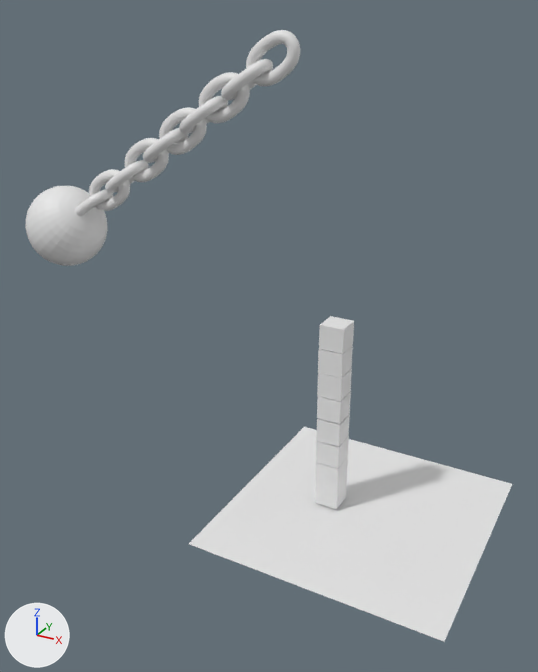
An edit to the glTF model models/chain.glb, drawn before and after from the same camera.
Rendered twice from a camera (50 mm lens) standing at (18.0, -48.6, 38.5) and looking at (-8.4, -0.5, 14.5). Every picture has the same lights, and +X, +Y and +Z are marked at lower left. Where no turn or scale is listed for an object, it has been applied to the vertices.

In view in the first picture: 'BezierCircle', 'BezierCircle.001', 'BezierCircle.002', 'BezierCircle.003', 'BezierCircle.004', 'BezierCircle.007', 'BezierCircle.008', 'BezierCircle.009', 'BezierCircle.010', 'BezierCircle.011', 'Cube.001', 'Cube.002', 'Cube.004', 'Cube.006', 'Cube.007', 'Cube.008', 'Cube.009', 'Cube.010', 'Plane'.
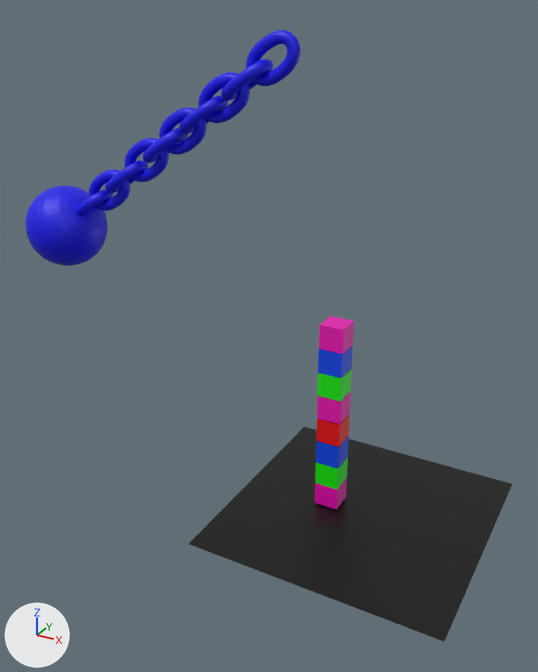
Commit message: colors for chain model

Changed parts and their boxes [x1, y1, x2, y2] in the pictures (538 x 672 px):
```json
{"object": "Plane", "change": "recoloured", "before": [189, 427, 512, 642], "after": [189, 427, 512, 642], "on screen": "white to black"}
{"object": "BezierCircle.011", "change": "recoloured", "before": [25, 186, 113, 266], "after": [25, 186, 113, 266], "on screen": "white to blue"}
{"object": "BezierCircle", "change": "recoloured", "before": [246, 30, 300, 86], "after": [246, 30, 300, 86], "on screen": "white to blue"}
{"object": "BezierCircle.002", "change": "recoloured", "before": [199, 72, 250, 123], "after": [199, 72, 250, 123], "on screen": "white to blue"}
{"object": "Cube.006", "change": "recoloured", "before": [319, 316, 354, 354], "after": [319, 316, 354, 354], "on screen": "white to pink"}
{"object": "BezierCircle.004", "change": "recoloured", "before": [159, 107, 207, 155], "after": [159, 107, 207, 155], "on screen": "white to blue"}
{"object": "BezierCircle.008", "change": "recoloured", "before": [125, 138, 169, 182], "after": [125, 138, 169, 182], "on screen": "white to blue"}
{"object": "BezierCircle.001", "change": "recoloured", "before": [221, 59, 273, 101], "after": [221, 59, 273, 101], "on screen": "white to blue"}
{"object": "Cube.002", "change": "recoloured", "before": [318, 345, 353, 378], "after": [318, 345, 353, 378], "on screen": "white to blue"}
{"object": "Cube.010", "change": "recoloured", "before": [317, 369, 352, 402], "after": [317, 369, 352, 402], "on screen": "white to green"}
{"object": "BezierCircle.010", "change": "recoloured", "before": [89, 169, 130, 211], "after": [89, 169, 130, 211], "on screen": "white to blue"}
{"object": "Cube.001", "change": "recoloured", "before": [317, 391, 351, 424], "after": [317, 391, 351, 424], "on screen": "white to pink"}
{"object": "Cube.007", "change": "recoloured", "before": [316, 414, 350, 447], "after": [316, 414, 350, 447], "on screen": "white to red"}
{"object": "BezierCircle.003", "change": "recoloured", "before": [179, 96, 228, 134], "after": [179, 96, 228, 134], "on screen": "white to blue"}
{"object": "Cube.004", "change": "recoloured", "before": [316, 436, 349, 469], "after": [316, 436, 349, 469], "on screen": "white to blue"}
{"object": "Cube.009", "change": "recoloured", "before": [315, 457, 348, 489], "after": [315, 457, 348, 489], "on screen": "white to green"}
{"object": "Cube.008", "change": "recoloured", "before": [315, 478, 347, 509], "after": [315, 478, 347, 509], "on screen": "white to pink"}
{"object": "BezierCircle.007", "change": "recoloured", "before": [143, 128, 189, 163], "after": [143, 128, 189, 163], "on screen": "white to blue"}
{"object": "BezierCircle.009", "change": "recoloured", "before": [105, 160, 148, 193], "after": [105, 160, 148, 193], "on screen": "white to blue"}
```

Edits to the scene script, one JSON object a line:
```json
{"op": "set", "path": "mat_material_001.base_color", "old": "(0.8, 0.8, 0.8)", "new": "(0.0, 0.000254, 0.8)", "note": "white #e7e7e7 -> blue #0001e7"}
{"op": "set", "path": "mat_material_004.base_color", "old": "(0.8, 0.8, 0.8)", "new": "(0.0, 0.0604, 0.8)", "note": "white #e7e7e7 -> blue #0046e7"}
{"op": "set", "path": "mat_material_006.base_color", "old": "(0.8, 0.8, 0.8)", "new": "(0.8, 0.0, 0.436)", "note": "white #e7e7e7 -> pink #e700b0"}
{"op": "set", "path": "mat_material_003.base_color", "old": "(0.8, 0.8, 0.8)", "new": "(0.8, 0.0, 0.00199)", "note": "white #e7e7e7 -> red #e70007"}
{"op": "set", "path": "mat_material_005.base_color", "old": "(0.8, 0.8, 0.8)", "new": "(0.00698, 0.8, 0.0)", "note": "white #e7e7e7 -> green #14e700"}
{"op": "add", "block": "mat_material", "code": ["mat_material = principled_material('Material')", "mat_material.base_color = (0.0, 0.0, 0.0)  # black #000000", "mat_material.roughness = 0.4"]}
{"block": "me_plane", "where": "me_plane.from_pydata(...)  # 4 vertices, 2 faces; spans x -1.0..1.0, y -1.0..1.0, z 0.0"}
{"op": "remove", "block": "me_plane", "code": "me_plane.materials.append(mat_material_007)  # white #e7e7e7"}
{"op": "add", "block": "me_plane", "code": "me_plane.materials.append(mat_material)  # black #000000"}
```
